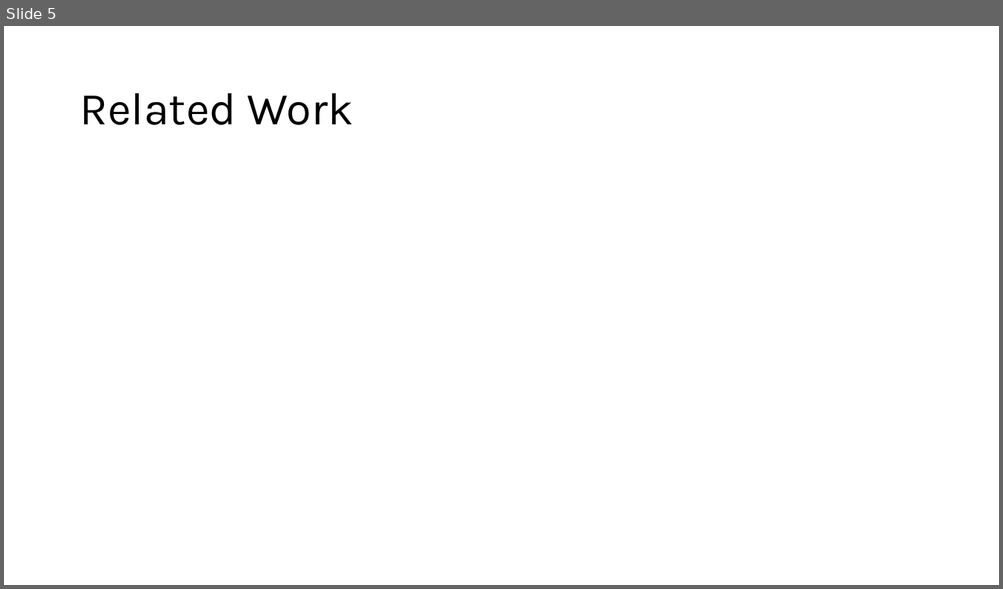
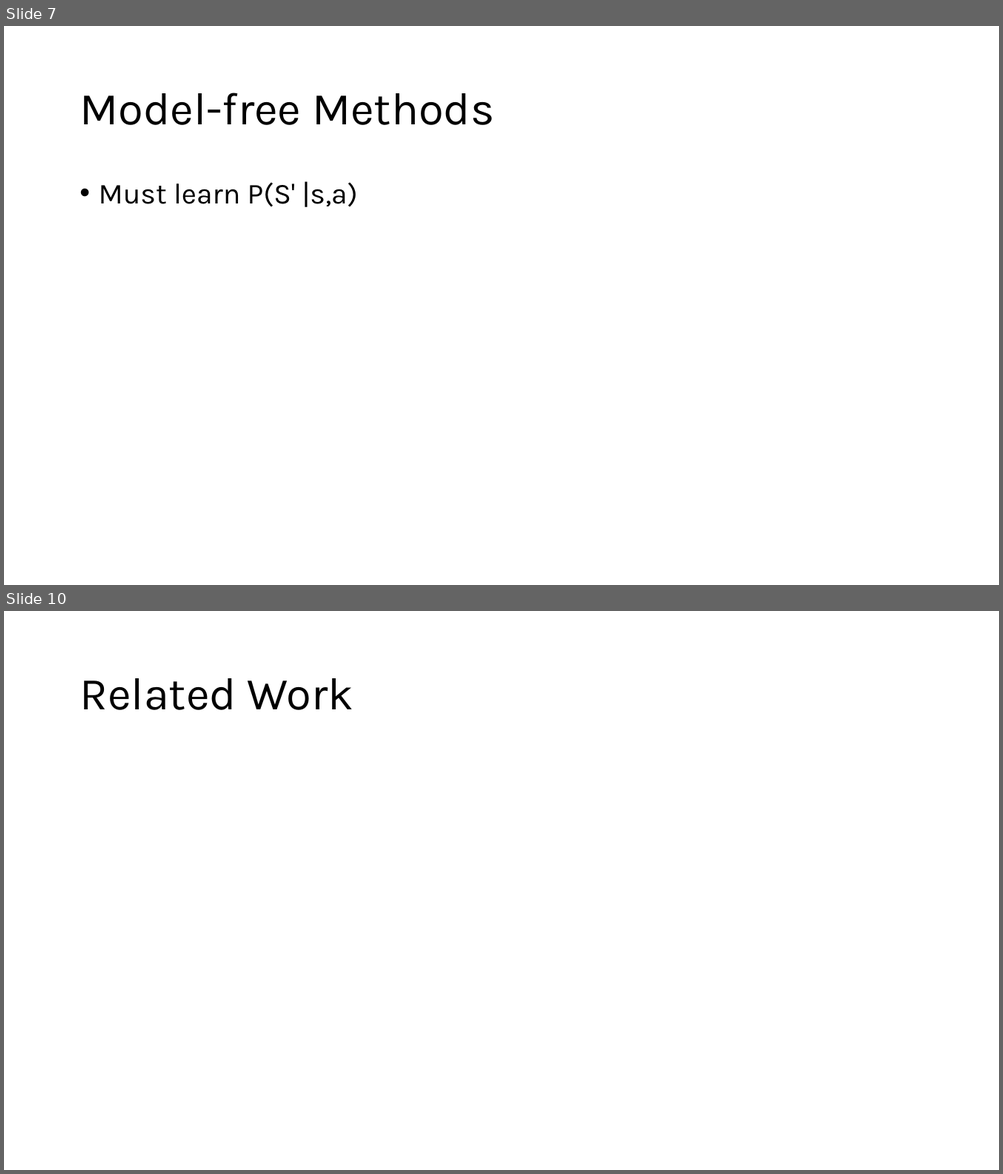
Before and after one commit to akshaygulabrao/flappybird-monorepo, a slide deck: Slides.pptx. Shown one above the other, each under a label of ours: slide 5 before the commit, slides 7 and 10 after it; the slides between them are not shown. The pictures are 1003x589 and 1003x1174 pixels, drawn with LibreOffice and Linux fonts; fonts in the diff are those of the drawing. Boxes give left, top, right and bottom in pixels: in the first picture for what was removed or moved away, otherwise in the second. Text is boxed around its words. In the diff, an @@ line names an element or a change of style, - is before the commit and + after.

```diff
--- a/Slides.pptx
+++ b/Slides.pptx
@@ slide 7 added at (4, 26, 999, 585), background #FFFFFF @@
@@ title added at (79, 93, 494, 125), 44 pt, text #000000 @@
+Model-free Methods
@@ text added at (99, 181, 358, 207), 28 pt, text #000000 @@
+• Must learn P(S' |s,a)
@@ what was slide 5 is now slide 10 @@
```
Also in this commit, not shown: 3 slides changed, 5 other slides added, 1 slide removed, 1 other file.
